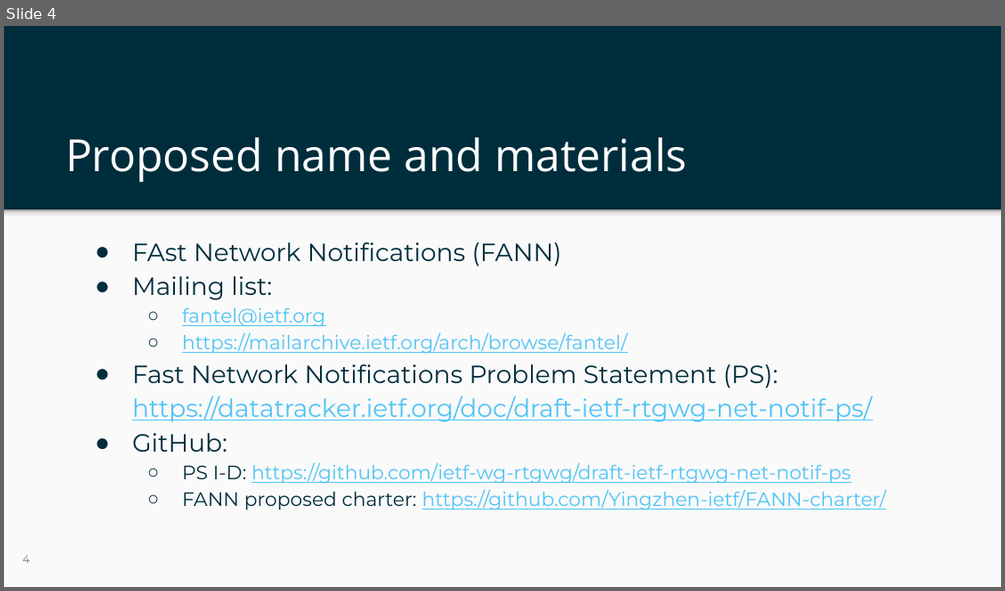
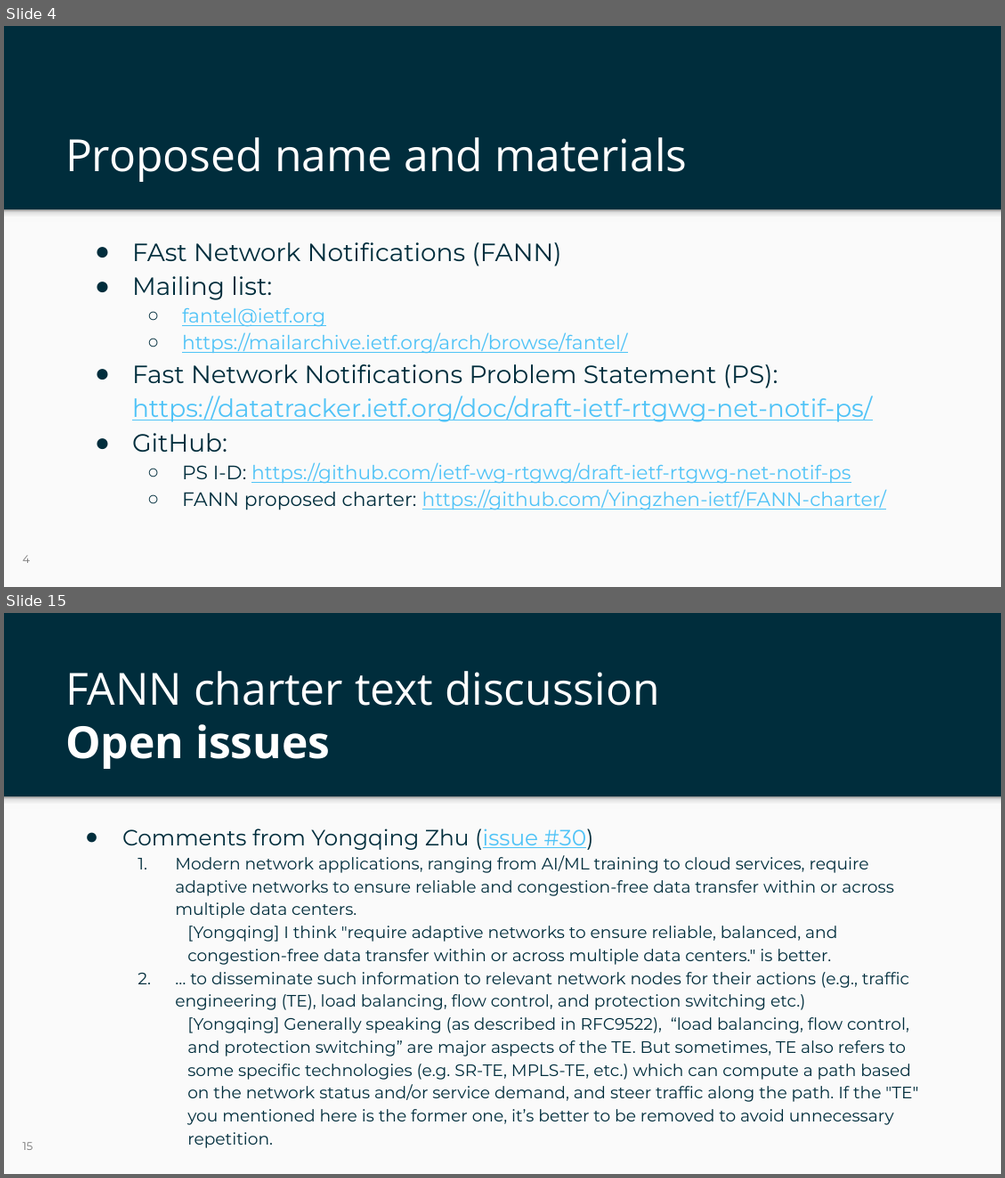
Before and after one commit to Yingzhen-ietf/FANN-charter, a slide deck: ietf-125-fann-slides.pptx. Shown one above the other, each under a label of ours: slide 4 before the commit, slides 4 and 15 after it; the slides between them are not shown. The pictures are 1005x591 and 1005x1178 pixels, drawn with LibreOffice and Linux fonts; fonts in the diff are those of the drawing; background and template pictures are left out. Boxes give left, top, right and bottom in pixels: in the first picture for what was removed or moved away, otherwise in the second. Text is boxed around its words. In the diff, an @@ line names an element or a change of style, - is before the commit and + after.

```diff
--- a/ietf-125-fann-slides.pptx
+++ b/ietf-125-fann-slides.pptx
@@ slide 15 added at bbox=[4, 613, 1001, 1174], background #002D3C; not listed: 2 template elements that a slide beside it also shows @@
@@ title added at bbox=[65, 671, 660, 769], 32 pt, text #FFFFFF @@
+FANN charter text discussion
+Open issues
@@ text added at bbox=[122, 828, 918, 1148], 12 pt, text #002D3C @@
+● Comments from Yongqing Zhu (issue #30)
+  1. Modern network applications, ranging from AI/ML training to cloud services, require adaptive networks to ensure reliable and congestion-free data transfer within or across multiple data centers.
+    [Yongqing] I think "require adaptive networks to ensure reliable, balanced, and congestion-free data transfer within or across multiple data centers." is better.
+  2. … to disseminate such information to relevant network nodes for their actions (e.g., traffic engineering (TE), load balancing, flow control, and protection switching etc.)
+    [Yongqing] Generally speaking (as described in RFC9522), “load balancing, flow control, and protection switching” are major aspects of the TE. But sometimes, TE also refers to some specific technologies (e.g. SR-TE, MPLS-TE, etc.) which can compute a path based on the network status and/or service demand, and steer traffic along the path. If the "TE" you mentioned here is the former one, it’s better to be removed to avoid unnecessary repetition.
@@ page number added at bbox=[23, 1142, 33, 1150], 8 pt, text #737373 @@
+15
```
Also in this commit, not shown: 7 slides changed, 7 other slides added.
